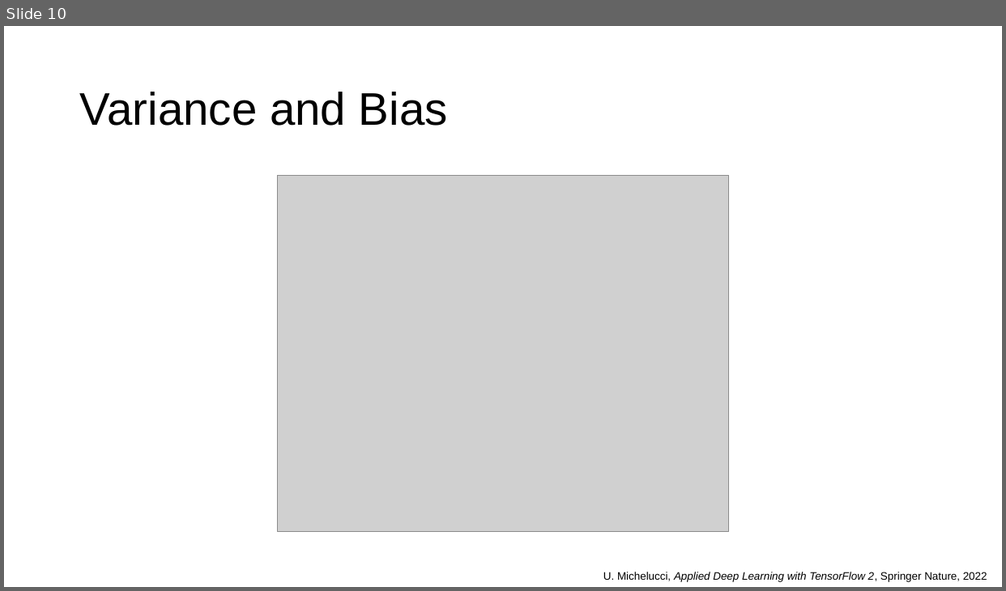
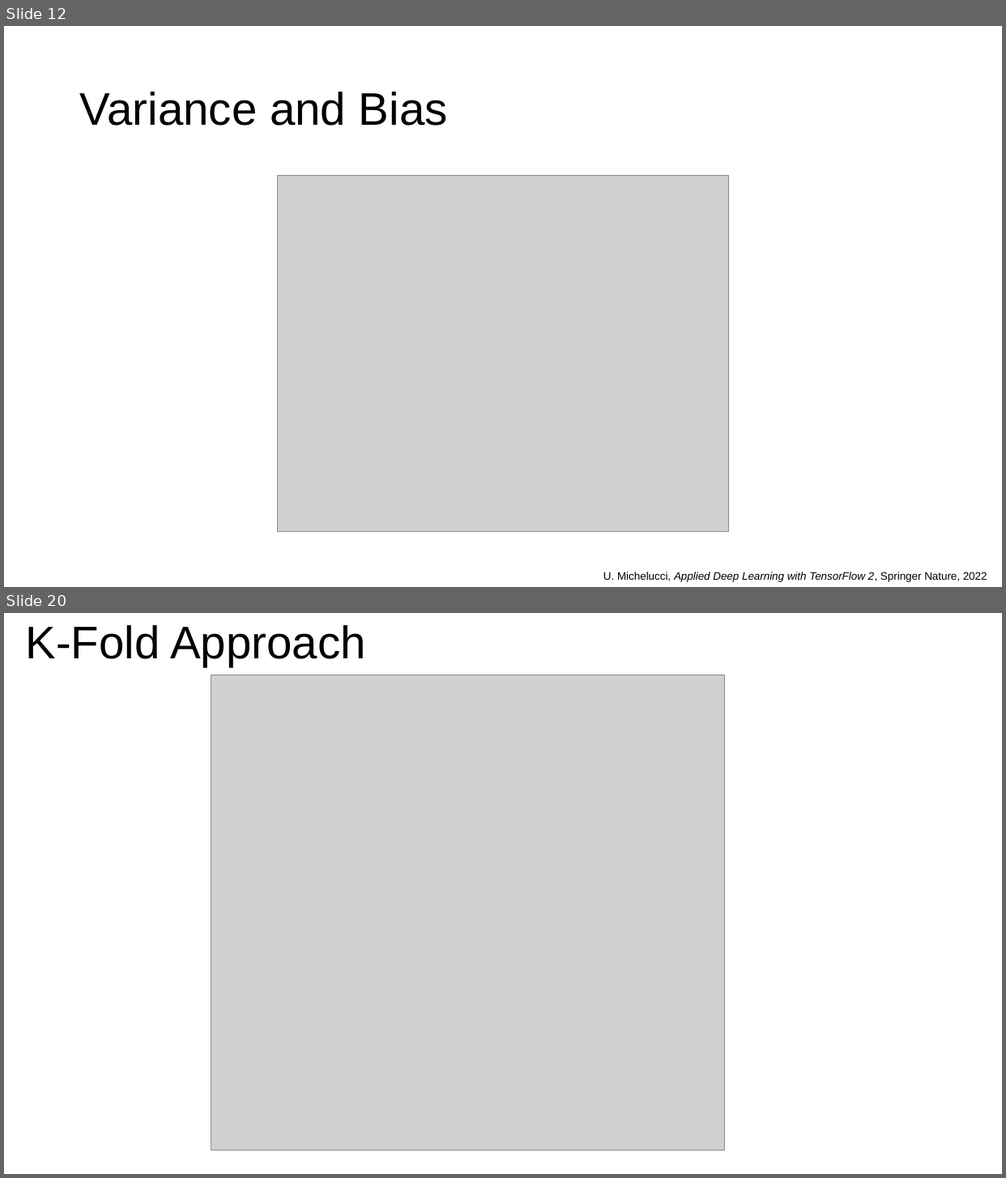
Before and after one commit to toelt-llc/MSCA-ITN-PARENT, a slide deck: DETERMINED2022/Introduction to model validation and unbalanced datasets/DETERMINED2022-toelt-Model_Validation_lecture_michelucci.pptx. Shown one above the other, each under a label of ours: slide 10 before the commit, slides 12 and 20 after it; the slides between them are not shown. The pictures are 1006x591 and 1006x1178 pixels, drawn with LibreOffice and Linux fonts; fonts in the diff are those of the drawing; grey boxes stand for pictures; background and template pictures are left out. Boxes give left, top, right and bottom in pixels: in the first picture for what was removed or moved away, otherwise in the second. Text is boxed around its words. In the diff, an @@ line names an element or a change of style, - is before the commit and + after.

```diff
--- a/DETERMINED2022/Introduction to model validation and unbalanced datasets/DETERMINED2022-toelt-Model_Validation_lecture_michelucci.pptx
+++ b/DETERMINED2022/Introduction to model validation and unbalanced datasets/DETERMINED2022-toelt-Model_Validation_lecture_michelucci.pptx
@@ slide 20 added at (x1=4, y1=613, x2=1002, y2=1174), background #FFFFFF @@
@@ title added at (x1=25, y1=625, x2=366, y2=666), 44 pt, text #000000 @@
+K-Fold Approach
@@ picture added at (x1=211, y1=675, x2=725, y2=1151) @@
@@ what was slide 10 is now slide 12 @@
```
Also in this commit, not shown: 7 slides changed, 6 other slides added, 2 slides removed, 2 other files.
